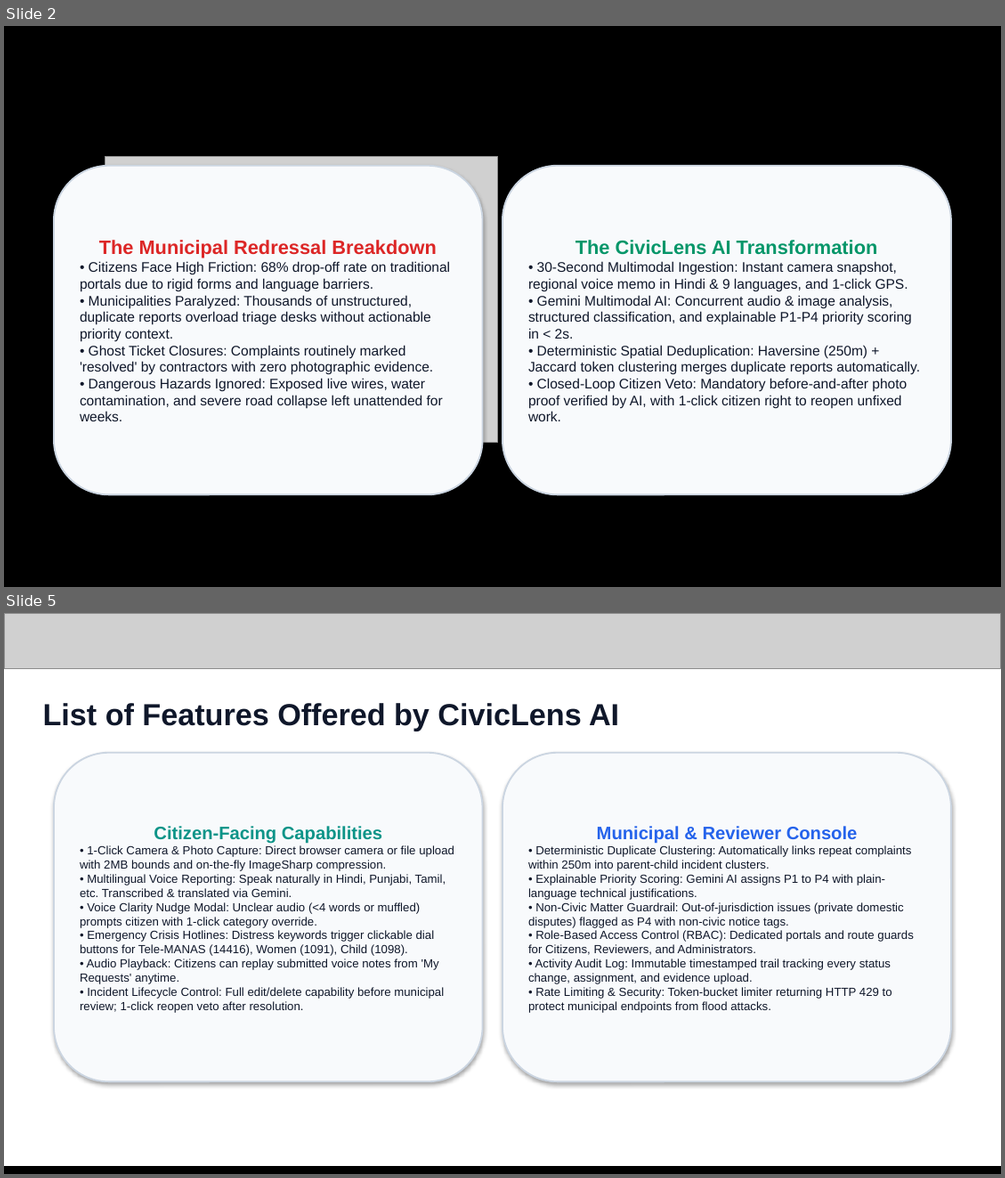
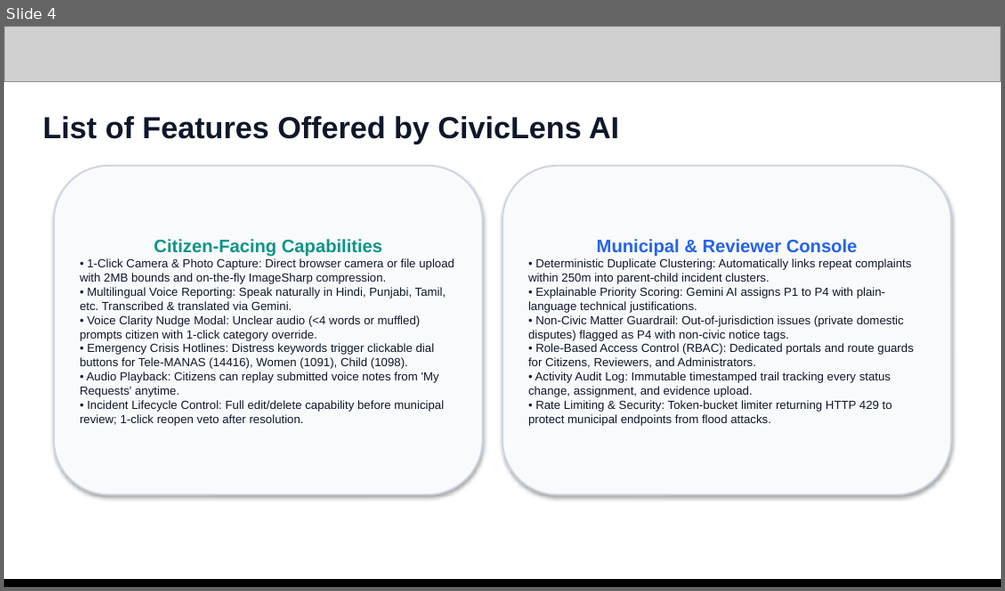
Before and after one commit to androninja/civiclens-ai, a slide deck: CivicLens_AI_Pitch_Deck.pptx. Shown one above the other, each under a label of ours: slides 2 and 5 before the commit, slide 4 after it; the slides between them are not shown. The pictures are 1005x1178 and 1005x591 pixels, drawn with LibreOffice and Linux fonts; fonts in the diff are those of the drawing; grey boxes stand for pictures. Boxes give left, top, right and bottom in pixels: in the first picture for what was removed or moved away, otherwise in the second. Text is boxed around its words. In the diff, an @@ line names an element or a change of style, - is before the commit and + after.

Commit message:
docs: update presentation deck - add Adete Jain, remove job titles, and format Slide 2 to fit template

```diff
--- a/CivicLens_AI_Pitch_Deck.pptx
+++ b/CivicLens_AI_Pitch_Deck.pptx
@@ slide 2 removed at (4,26,1001,587), background #FFFFFF @@
@@ rectangle removed at (4,26,1001,586) @@
@@ picture removed at (105,157,497,443) @@
@@ rounded rectangle removed at (54,166,483,494) @@
-The Municipal Redressal Breakdown
-• Citizens Face High Friction: 68% drop-off rate on traditional portals due to rigid forms and language barriers.
-• Municipalities Paralyzed: Thousands of unstructured, duplicate reports overload triage desks without actionable priority context.
-• Ghost Ticket Closures: Complaints routinely marked 'resolved' by contractors with zero photographic evidence.
-• Dangerous Hazards Ignored: Exposed live wires, water contamination, and severe road collapse left unattended for weeks.
@@ rounded rectangle removed at (502,166,951,494) @@
-The CivicLens AI Transformation
-• 30-Second Multimodal Ingestion: Instant camera snapshot, regional voice memo in Hindi & 9 languages, and 1-click GPS.
-• Gemini Multimodal AI: Concurrent audio & image analysis, structured classification, and explainable P1-P4 priority scoring in < 2s.
-• Deterministic Spatial Deduplication: Haversine (250m) + Jaccard token clustering merges duplicate reports automatically.
-• Closed-Loop Citizen Veto: Mandatory before-and-after photo proof verified by AI, with 1-click citizen right to reopen unfixed work.
@@ picture removed at (4,581,1001,587) @@
@@ what was slide 5 is now slide 4 @@
```
Also in this commit, not shown: 3 slides changed, 1 other slide removed, 1 other file.
